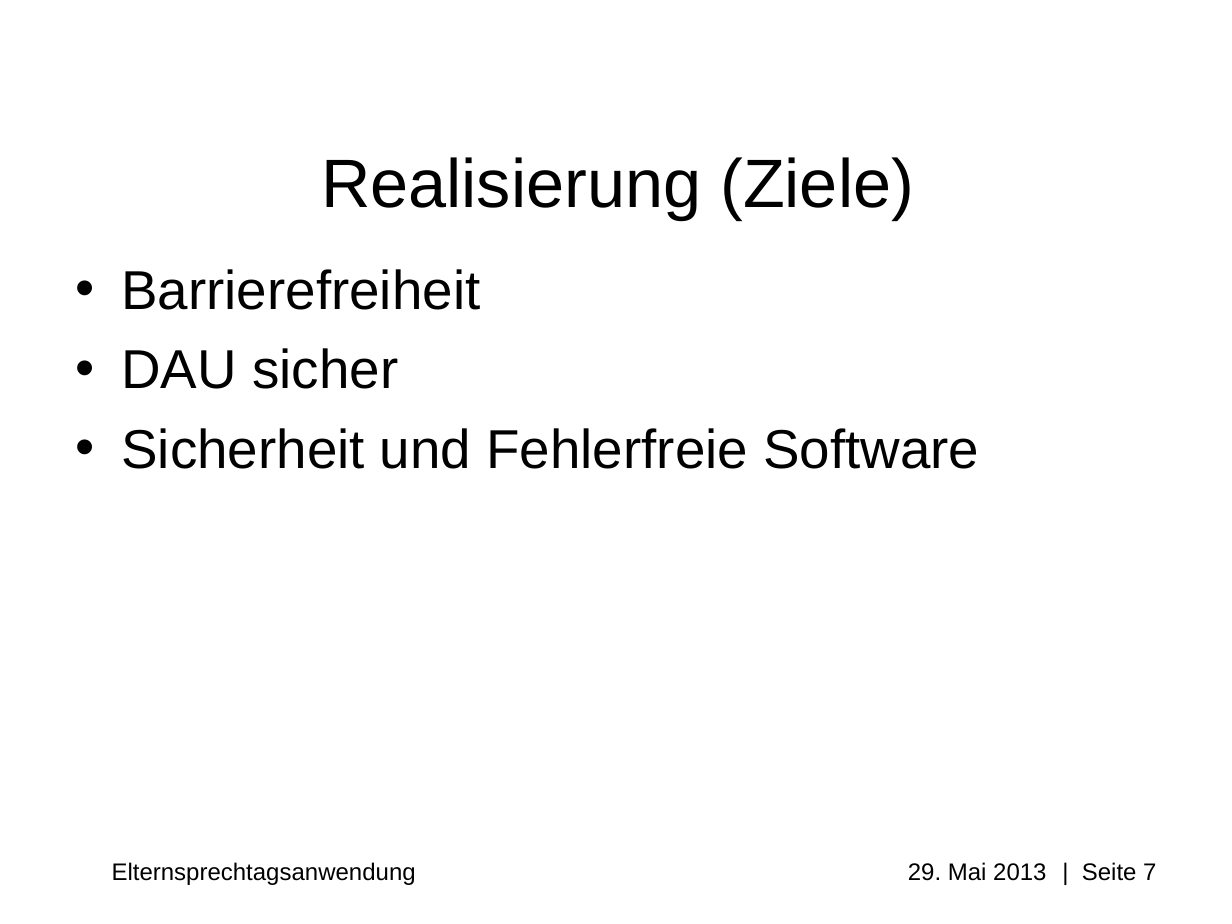
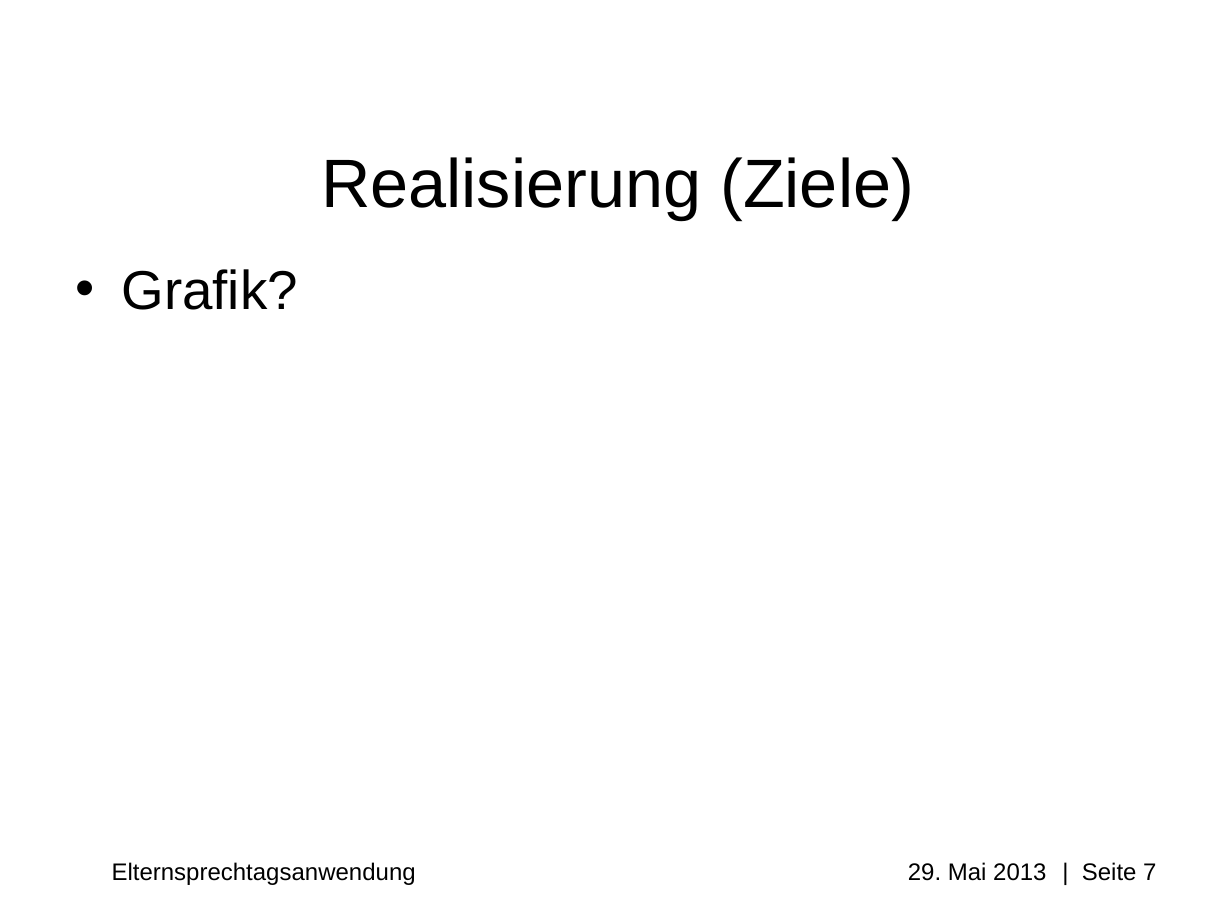
Before and after one commit to Professi/esta, a slide deck: slide 7 of docs/Praesentation/Elternsprechtagsanwendung(ESTA)_pre_alpha_0.0.0.1.ppt. Drawn at 1232x924 pixels with LibreOffice and Linux fonts; fonts in the diff are those of the drawing; background and template pictures are left out. Boxes give left, top, right and bottom in pixels: in the first picture for what was removed or moved away, otherwise in the second. Text is boxed around its words. In the diff, an @@ line names an element or a change of style, - is before the commit and + after.

```diff
--- a/docs/Praesentation/Elternsprechtagsanwendung(ESTA)_pre_alpha_0.0.0.1.ppt
+++ b/docs/Praesentation/Elternsprechtagsanwendung(ESTA)_pre_alpha_0.0.0.1.ppt
@@ text at bbox=[121, 269, 297, 310]: text changed @@
-• Barrierefreiheit
-• DAU sicher
-• Sicherheit und Fehlerfreie Software
+• Grafik?
```
Also in this commit, not shown: 1 other slide changed, 2 slides added, 2 slides removed, 15 other files.
